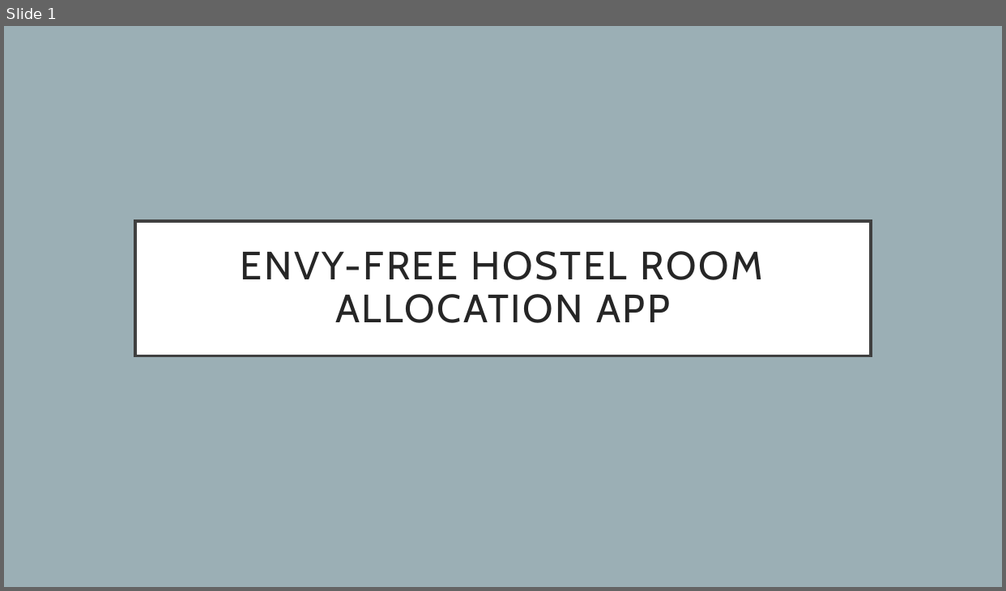
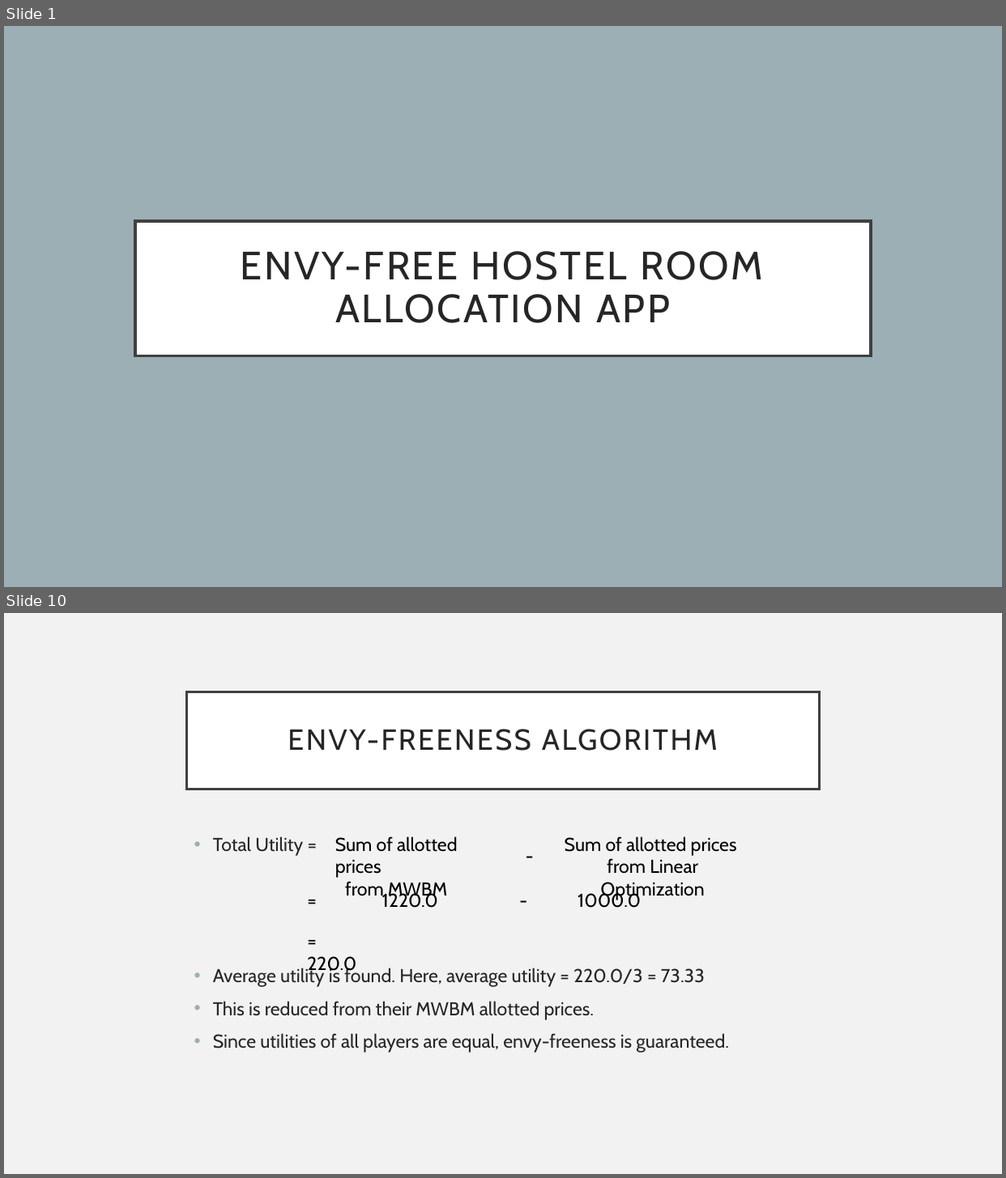
Before and after one commit to tanvinerkar/fair-rent-division, a slide deck: final-ppt.pptx. Shown one above the other, each under a label of ours: slide 1 before the commit, slides 1 and 10 after it; the slides between them are not shown. The pictures are 1006x591 and 1006x1178 pixels, drawn with LibreOffice and Linux fonts; fonts in the diff are those of the drawing. Boxes give left, top, right and bottom in pixels: in the first picture for what was removed or moved away, otherwise in the second. Text is boxed around its words. In the diff, an @@ line names an element or a change of style, - is before the commit and + after.

```diff
--- a/final-ppt.pptx
+++ b/final-ppt.pptx
@@ slide 10 added at (4, 613, 1002, 1174), background #F2F2F2 @@
@@ title added at (187, 692, 819, 789), fill #FFFFFF, outline #404040 2.5 pt, 28 pt, text #262626 @@
+ENVY-FREENESS ALGORITHM
@@ text added at (213, 837, 729, 1053), 18 pt, text #262626 @@
+• Total Utility =
+• Average utility is found. Here, average utility = 220.0/3 = 73.33
+• This is reduced from their MWBM allotted prices.
+• Since utilities of all players are equal, envy-freeness is guaranteed.
@@ text added at (335, 837, 458, 901), 18 pt, text #000000 @@
+Sum of allotted prices
+from MWBM
@@ text added at (518, 841, 539, 871), 18 pt, text #000000 @@
+-
@@ text added at (565, 837, 737, 901), 18 pt, text #000000 @@
+Sum of allotted prices
+from Linear Optimization
@@ text added at (382, 891, 641, 908), 18 pt, text #000000 @@
+= 1220.0 - 1000.0
@@ text added at (307, 956, 356, 975), 18 pt, text #000000 @@
+= 220.0
```
Also in this commit, not shown: 7 slides changed, 6 other slides added, 1 slide removed, 7 other files.
